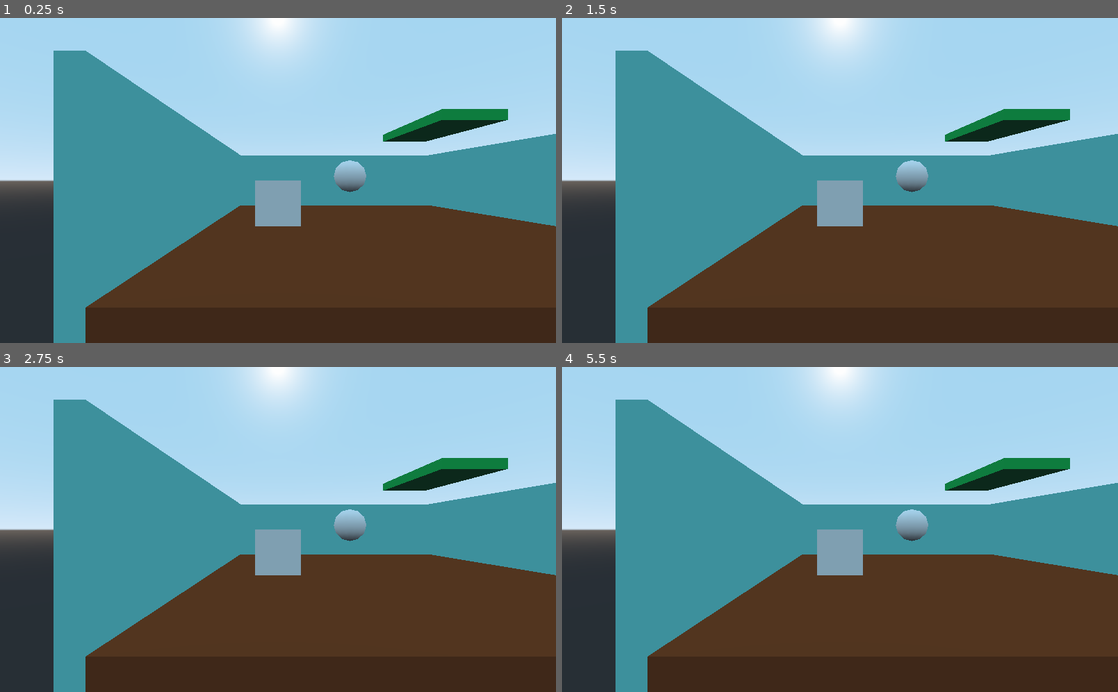
Above: before the commit, frames 1-4 (two rows, left to right).
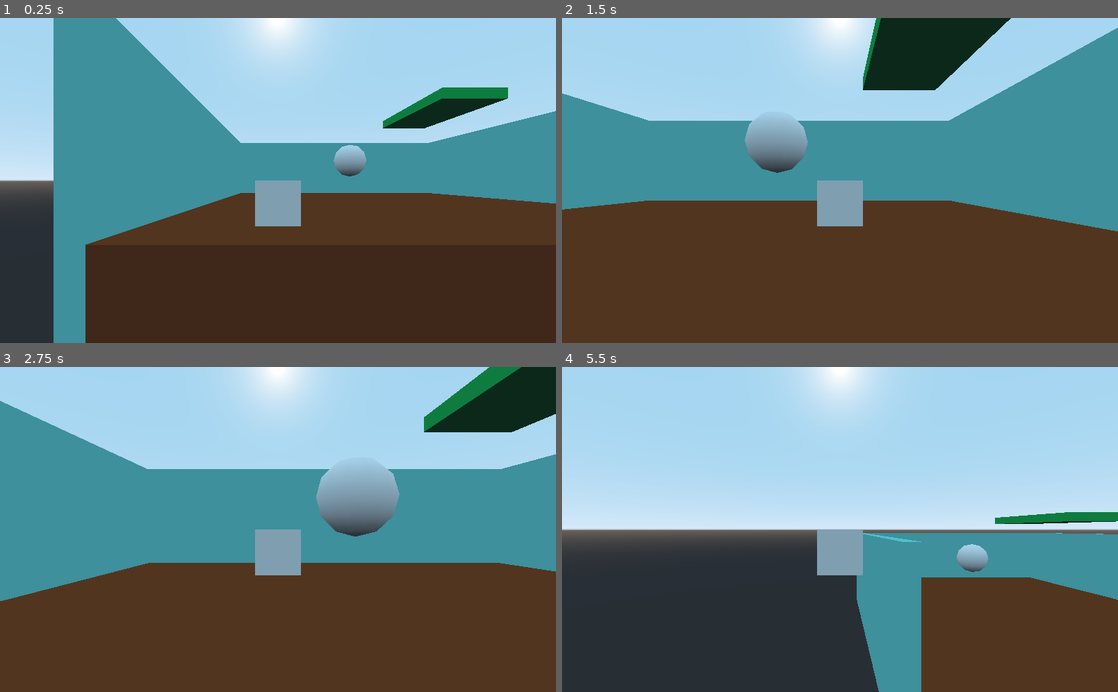
Above: after the commit, the same moments.

Repository: tessman322/Reiya
Game: Godot game, scene res://Level 1/level 1.tscn
Two runs of this game, one before a commit and one after it. Both use one fixed random seed, a clock stepped at 60 frames per second and the inputs below.
Inputs:
- Up to frame 1 (0.25 s): no input
- Up to frame 2 (1.5 s): tap Enter at 0.5 s; hold D (move_right, bound only after the commit) 0.53-1.28 s; hold W (move_in, bound only after the commit) 0.53-1.28 s; tap Space (jump, bound only after the commit) at 0.77, 1.07 s; tap S (move_out, bound only after the commit) at 0.8, 1.35 s; hold A (move_left, bound only after the commit) from 1.28 s (still down)
- Up to frame 3 (2.75 s): tap Space (jump, bound only after the commit) at 1.52, 1.55, 1.82 s; release A (move_left, bound only after the commit) at 2.03 s; hold D (move_right, bound only after the commit) from 2.03 s (still down); hold Space (jump, bound only after the commit) from 2.03 s (still down); tap W (move_in, bound only after the commit) at 2.3 s
- Up to frame 4 (5.5 s): release Space (jump, bound only after the commit) at 2.78 s; tap W (move_in, bound only after the commit) at 2.85, 4.35 s; tap Space (jump, bound only after the commit) at 3.02, 3.32, 3.77, 3.8, 4.07, 4.52, 4.82 s; tap S (move_out, bound only after the commit) at 3.05 s; release D (move_right, bound only after the commit) at 3.53 s; hold S (move_out, bound only after the commit) 3.53-4.28 s; hold A (move_left, bound only after the commit) from 3.53 s (still down); hold S (move_out, bound only after the commit) from 5.03 s (still down)

The runs differ from the first frame. In frame 1, 15% of the frame differs, in the area x 9-100%, y 0-90%; in frame 2, 34%; in frame 3, 28%; in frame 4, 44%, in the area x 9-100%, y 10-100%.

Commit message:
Movement code for level 1

Diff:
--- a/Unnamed Hero/player.gd
+++ b/Unnamed Hero/player.gd
@@ -1,16 +1,63 @@
 extends KinematicBody
+var MAX_Speed:int=30
+var acceleration:int=120
+var jumpforce:int=55
+var gravity:int=180
+
+var last_axis_x:int=0
+var last_axis_z:int=0
+var velocity:Vector3=Vector3.ZERO
+
+func _physics_process(delta):
+	var axis=get_input_axis()
+	if axis==Vector3.ZERO:
+		apply_friction(acceleration*delta)
+	else:
+		apply_movement(axis,acceleration*delta)
+	velocity.y-=gravity*delta
+	if is_on_floor():
+		if Input.is_action_pressed("jump"):
+			velocity.y+=jumpforce
+	print(velocity.length())
+	velocity=move_and_slide(velocity,Vector3.UP)
 
 
-# Declare member variables here. Examples:
-# var a = 2
-# var b = "text"
+func get_input_axis():
+	var axis=Vector3.ZERO
+	if Input.is_action_pressed("move_right") and not Input.is_action_pressed("move_left"):
+		axis.x=1
+		last_axis_x=1
+	if Input.is_action_pressed("move_left") and not Input.is_action_pressed("move_right"):
+		axis.x=-1
+		last_axis_x=-1
+	if Input.is_action_pressed("move_out") and not Input.is_action_pressed("move_in"):
+		axis.z=1
+		last_axis_z=1
+	if Input.is_action_pressed("move_in") and not Input.is_action_pressed("move_out"):
+		axis.z=-1
+		last_axis_z=-1
+	if Input.is_action_pressed("move_out") and Input.is_action_pressed("move_in"):
+		axis.z=-last_axis_z
+	if Input.is_action_pressed("move_left") and Input.is_action_pressed("move_right"):
+		axis.x=-last_axis_x
+	return axis.normalized()
 
+func apply_friction(fr_amount):
+	if sqrt((velocity.x*velocity.x)+(velocity.z*velocity.z))>fr_amount:
+		velocity.x-=(velocity.sign().x)*fr_amount
+		velocity.z-=(velocity.sign().z)*fr_amount
+	else:
+		velocity.x=0
+		velocity.z=0
 
-# Called when the node enters the scene tree for the first time.
-func _ready():
-	pass # Replace with function body.
-
-
-# Called every frame. 'delta' is the elapsed time since the previous frame.
-#func _process(delta):
-#	pass
+func apply_movement(axis,accl_amount):
+	velocity.x+=axis.x*accl_amount
+	velocity.z+=axis.z*accl_amount
+	if sqrt((velocity.x*velocity.x)+(velocity.z*velocity.z))>MAX_Speed:
+		if velocity.x==0:
+			velocity.z=axis.z*MAX_Speed
+		elif velocity.z==0:
+			velocity.x=axis.x*MAX_Speed
+		else:
+			velocity.x=axis.x*MAX_Speed/1.414
+			velocity.z=axis.z*MAX_Speed/1.414
--- a/project.godot
+++ b/project.godot
@@ -23,6 +23,34 @@
 
 window/vsync/use_vsync=false
 
+[input]
+
+move_left={
+"deadzone": 0.5,
+"events": [ Object(InputEventKey,"resource_local_to_scene":false,"resource_name":"","device":0,"alt":false,"shift":false,"control":false,"meta":false,"command":false,"pressed":false,"scancode":65,"unicode":0,"echo":false,"script":null)
+ ]
+}
+move_right={
+"deadzone": 0.5,
+"events": [ Object(InputEventKey,"resource_local_to_scene":false,"resource_name":"","device":0,"alt":false,"shift":false,"control":false,"meta":false,"command":false,"pressed":false,"scancode":68,"unicode":0,"echo":false,"script":null)
+ ]
+}
+jump={
+"deadzone": 0.5,
+"events": [ Object(InputEventKey,"resource_local_to_scene":false,"resource_name":"","device":0,"alt":false,"shift":false,"control":false,"meta":false,"command":false,"pressed":false,"scancode":32,"unicode":0,"echo":false,"script":null)
+ ]
+}
+move_in={
+"deadzone": 0.5,
+"events": [ Object(InputEventKey,"resource_local_to_scene":false,"resource_name":"","device":0,"alt":false,"shift":false,"control":false,"meta":false,"command":false,"pressed":false,"scancode":87,"unicode":0,"echo":false,"script":null)
+ ]
+}
+move_out={
+"deadzone": 0.5,
+"events": [ Object(InputEventKey,"resource_local_to_scene":false,"resource_name":"","device":0,"alt":false,"shift":false,"control":false,"meta":false,"command":false,"pressed":false,"scancode":83,"unicode":0,"echo":false,"script":null)
+ ]
+}
+
 [rendering]
 
 environment/default_environment="res://default_env.tres"
